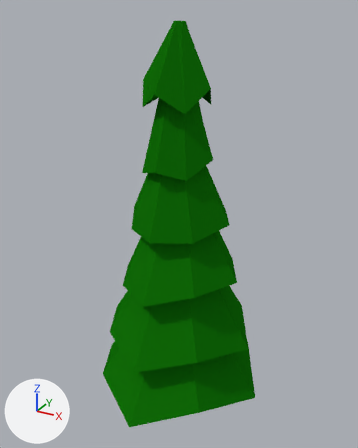
The Blender file Beabest/Assets/scenes/tree3.blend: old version first, new version second.
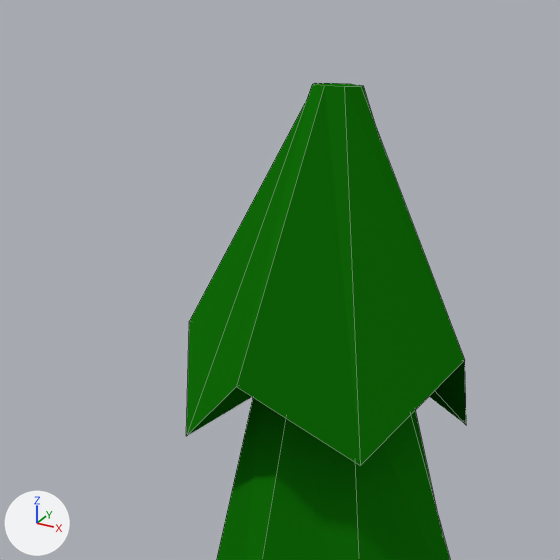
There are two pictures of each version: one whole from a 50 mm camera at (4.95, -10.37, 11.14) aimed at (-0.5, -0.46, 6.18), one close up on the part from 27% to 65% of the width and 0% to 31% of the height. The axes (+X, +Y, +Z) are drawn at lower left. The lights are the same throughout. The close-ups show mesh edges as thin lines.
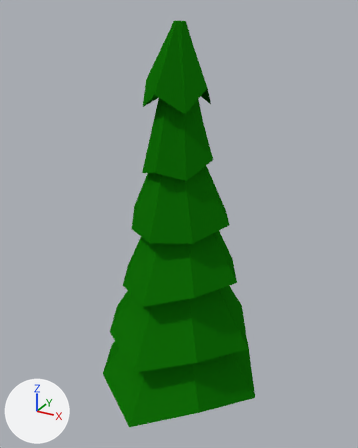
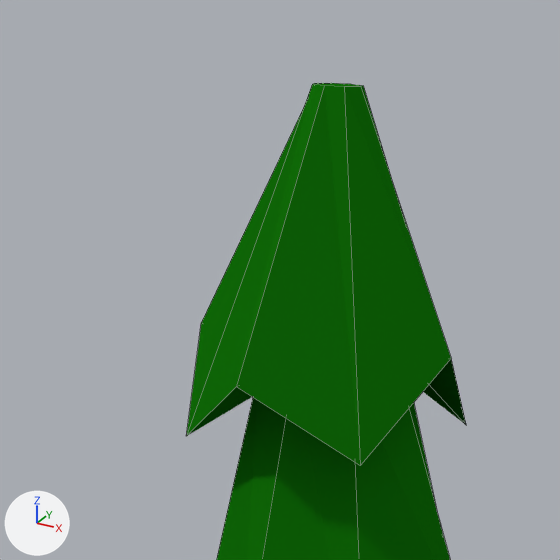
Changed parts and their boxes [x1, y1, x2, y2] in the close-ups (560 x 560 px; the box of a moved part takes in the faces that stretch with it):
part 1 of me_cylinder_001, moved or reshaped: [344, 86, 466, 466] in both
part 2 of me_cylinder_001, moved or reshaped: before [186, 102, 306, 436]; after [186, 110, 303, 436]

The change in detail:
me_cylinder_001 has 144 vertices, 132 faces and spans x -2.32..2.3, y -2.48..2.48, z -2.75..6.99.
me_cylinder_001 is used by ob_cylinder; location (-0.467, -0.543, 3.871).
Verts and faces of me_cylinder_001; kept vertices keep their numbers, new ones are numbered from 144.
Before the commit, vertices of me_cylinder_001: 58 (0.79, 0.0, 5.66) at pixel (464, 360).
Before the commit, vertices of me_cylinder_001: 62 (-0.91, 0.0, 5.75) at pixel (189, 321).
Part 1, on me_cylinder_001:
Vertex 58 moves to (0.71, 0.0, 5.67), pixel (451, 358).
Part 2, on me_cylinder_001:
Vertex 62 moves to (-0.84, 0.0, 5.75), pixel (201, 322).
